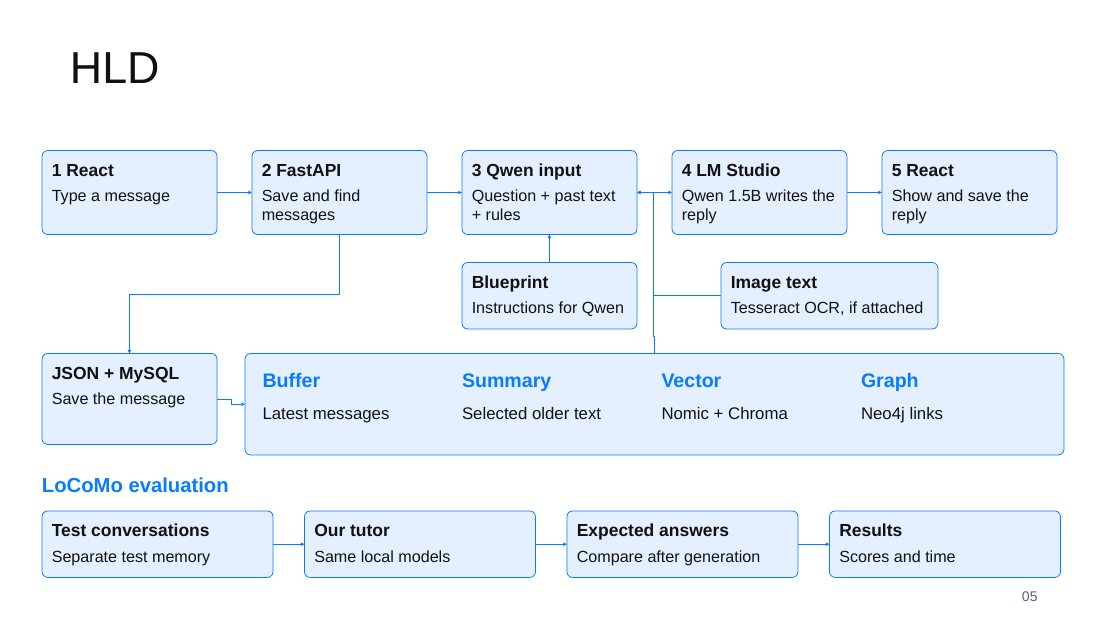
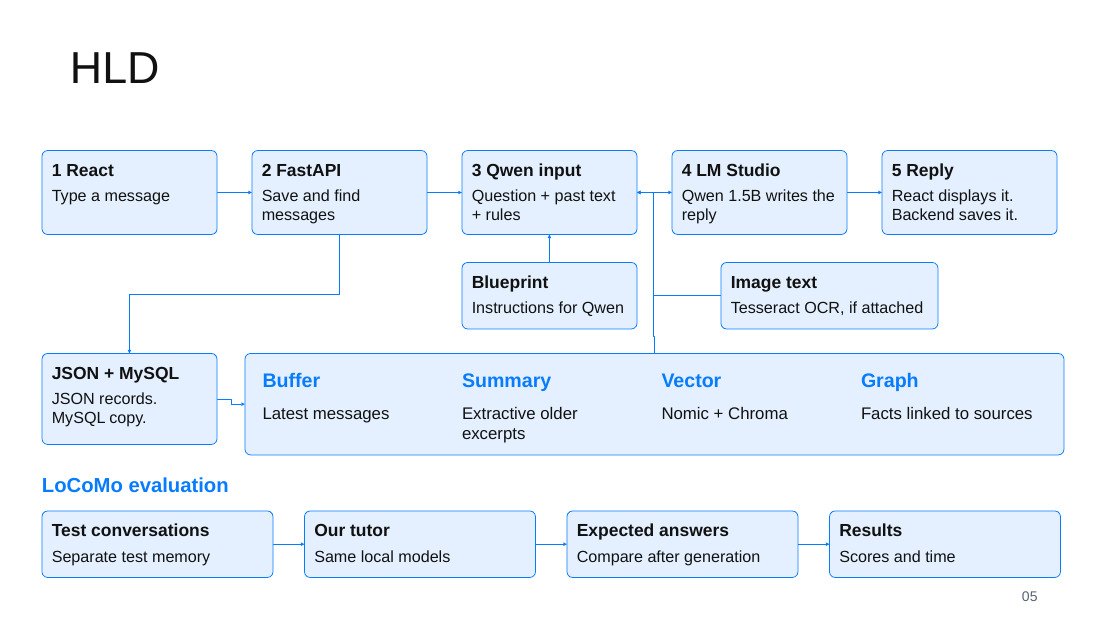
Before and after one commit to amitojsingh1306-prog/AITutorResearchProject, a slide deck: slide 5 of deliverables/Hybrid_Memory_Benchmark_Review_Research_Aligned.pptx. Drawn at 1120x630 pixels with LibreOffice and Linux fonts; fonts in the diff are those of the drawing. Boxes give left, top, right and bottom in pixels: in the first picture for what was removed or moved away, otherwise in the second. Text is boxed around its words. In the diff, an @@ line names an element or a change of style, - is before the commit and + after.

```diff
--- a/deliverables/Hybrid_Memory_Benchmark_Review_Research_Aligned.pptx
+++ b/deliverables/Hybrid_Memory_Benchmark_Review_Research_Aligned.pptx
@@ text at [892, 163, 954, 180]: text changed @@
-5 React
+5 Reply
@@ text at [892, 189, 1019, 220]: text changed @@
-Show and save the reply
+React displays it. Backend saves it.
@@ text at [52, 392, 157, 427]: text changed @@
-Save the message
+JSON records.
+MySQL copy.
@@ text at [462, 406, 577, 443]: text changed @@
-Selected older text
+Extractive older excerpts
@@ text at [861, 406, 1033, 419]: text changed @@
-Neo4j links
+Facts linked to sources
```
Also in this commit, not shown: 5 other slides changed.
